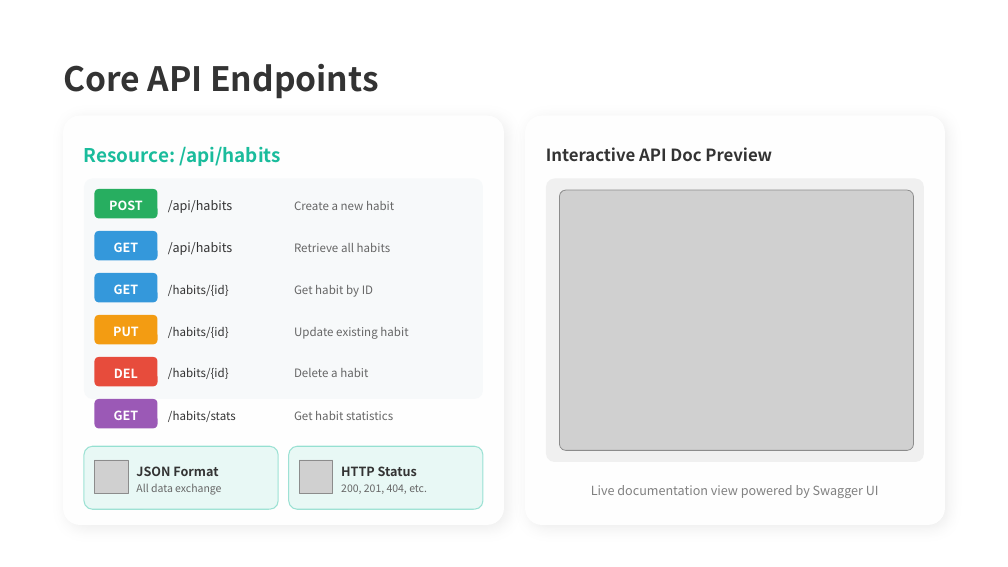
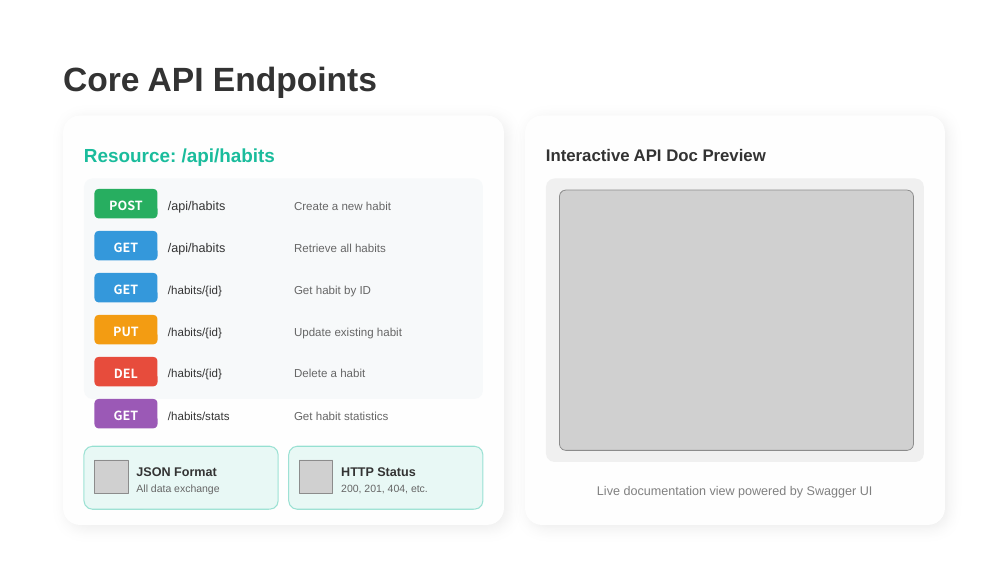
Before and after one commit to lanmeishijie/habit-tracker-api, a slide deck: slide 4 of docs/Presentation.pptx. Drawn at 1008x567 pixels with LibreOffice and Linux fonts; fonts in the diff are those of the drawing; grey boxes stand for pictures; background and template pictures are left out. Boxes give left, top, right and bottom in pixels: in the first picture for what was removed or moved away, otherwise in the second. Text is boxed around its words. In the diff, an @@ line names an element or a change of style, - is before the commit and + after.

```diff
--- a/docs/Presentation.pptx
+++ b/docs/Presentation.pptx
@@ font Noto Sans CJK SC to Arial in 18 elements at (63,66,377,98), (84,148,275,166), (168,201,225,213), (294,201,391,210), (168,243,225,255), (294,243,386,252), (168,285,222,297), (294,285,372,297), (168,327,222,339), (294,327,402,339), (168,369,222,380), (294,369,365,377), (168,411,230,420), (294,411,388,420), (136,467,219,494), (341,467,428,493), (546,149,766,161), (597,486,873,498) @@
```
Also in this commit, not shown: 6 other slides changed.
